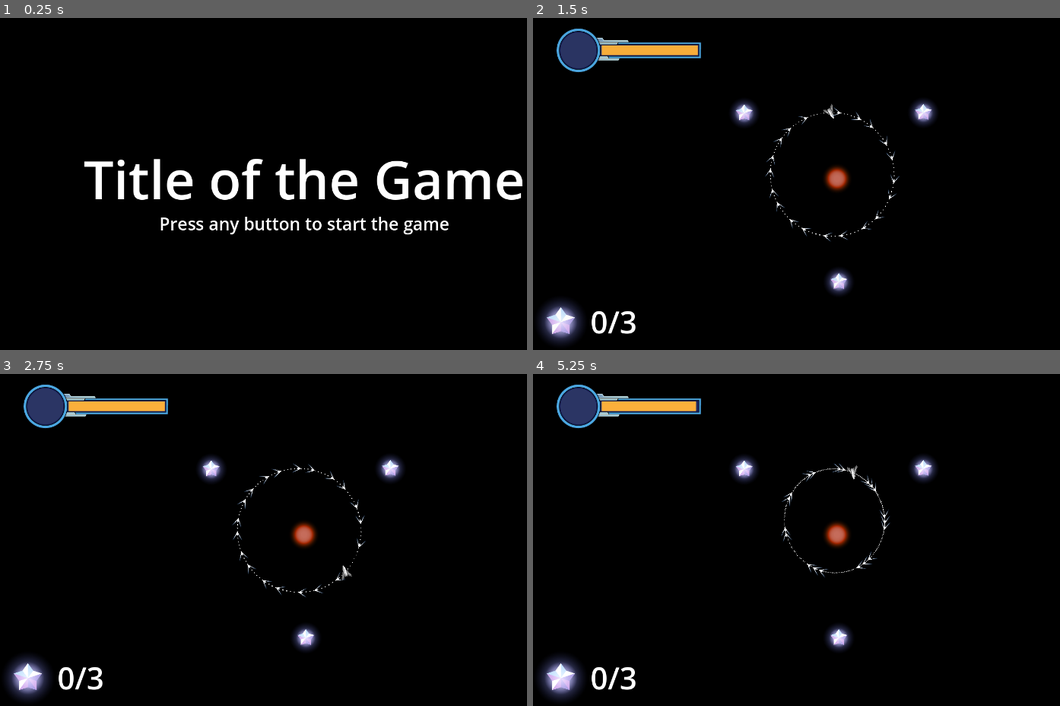
Above: before the commit, frames 1-4 (two rows, left to right).
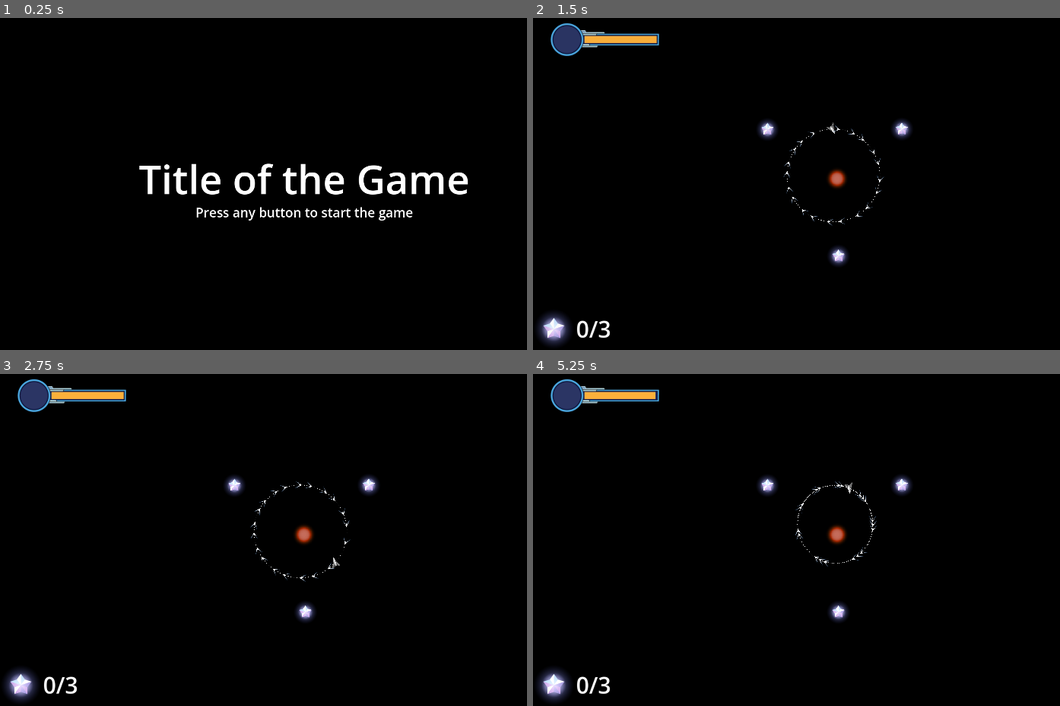
Above: after the commit, the same moments.

Repository: revanj/AstronautAndOrbit
Game: Godot game, scene res://TitleScene.tscn
Same seed, same stepped clock (60 frames per second), same inputs: the game is played once before the commit and once after it. The engine's default icon, where the game draws it, is replaced by a stand-in: a white triangle on a blue panel in a dark square.
Inputs (mouse positions are in pixels of both pictures, inside the frame that each line leads up to):
- Up to frame 1 (0.25 s): no input
- Up to frame 2 (1.5 s): tap Enter at 0.5 s; move the mouse to (970, 160) at 0.52 s; hold D (thruster_right_turn) 0.53-1.25 s; click (970, 160) at 0.67 s; click (970, 160) at 0.77 s; drag from (717, 197) to (838, 177) at 1.27 s
- Up to frame 3 (2.75 s): move the mouse to (363, 460) at 2.02 s; hold D (thruster_right_turn) from 2.03 s (still down)
- Up to frame 4 (5.25 s): release D (thruster_right_turn) at 2.75 s; drag from (807, 603) to (743, 470) at 2.77 s; move the mouse to (1017, 586) at 3.52 s; hold A (thruster_left_turn) 3.53-4.25 s; click (1017, 586) at 3.77 s; drag from (654, 483) to (838, 636) at 4.27 s; move the mouse to (865, 533) at 5.02 s; hold S (thruster_brake) from 5.03 s (still down); click (865, 533) at 5.17 s

The runs differ from the first frame. In frame 1, 5.6% of the frame differs, in the area x 16-100%, y 42-66%; in frame 2, 5.4%; in frame 3, 5.4%; in frame 4, 5.5%.

Commit message:
change camera size, finish zigzag level

Diff:
--- a/TestLevels/TestBlackholeSlingshot.tscn
+++ b/TestLevels/TestBlackholeSlingshot.tscn
@@ -65,8 +65,8 @@
 scale = Vector2(0.67907, 0.67907)
 
 [node name="Camera2D" parent="." index="4"]
-position = Vector2(0, 208)
-zoom = Vector2(0.5, 0.5)
+position = Vector2(344, 182)
+zoom = Vector2(0.65, 0.65)
 
 [node name="CollisionShape2D" parent="DeathArea" index="0"]
 position = Vector2(321, 1061)
--- a/TestLevels/TestMultipleSlingshot.tscn
+++ b/TestLevels/TestMultipleSlingshot.tscn
@@ -43,7 +43,16 @@
 position = Vector2(691, 242)
 
 [node name="Camera2D" parent="." index="4"]
-zoom = Vector2(0.8, 0.8)
+position = Vector2(45, 33)
 
 [node name="CollisionShape2D" parent="DeathArea" index="0"]
 position = Vector2(13, 751)
+
+[node name="CollisionShape2D2" parent="DeathArea" index="1"]
+position = Vector2(-994, 5)
+
+[node name="CollisionShape2D3" parent="DeathArea" index="2"]
+position = Vector2(1055, -6)
+
+[node name="CollisionShape2D4" parent="DeathArea" index="3"]
+position = Vector2(1, -632)
--- a/TestLevels/TestOrbitalCorrection.tscn
+++ b/TestLevels/TestOrbitalCorrection.tscn
@@ -35,15 +35,15 @@
 position = Vector2(3.99997, 244)
 
 [node name="CollisionShape2D" parent="DeathArea" index="0"]
-position = Vector2(9, 498)
+position = Vector2(9, 613)
 
 [node name="CollisionShape2D2" parent="DeathArea" index="1"]
-position = Vector2(-838, -6)
+position = Vector2(-1024, -6)
 
 [node name="CollisionShape2D3" parent="DeathArea" index="2"]
-position = Vector2(795, -21)
+position = Vector2(1032, -21)
 
 [node name="CollisionShape2D4" parent="DeathArea" index="3"]
-position = Vector2(1, -476)
+position = Vector2(4, -598)
 
 [editable path="Stars/Star"]
--- a/TestLevels/TestSimpleSlingshot.tscn
+++ b/TestLevels/TestSimpleSlingshot.tscn
@@ -33,17 +33,17 @@
 position = Vector2(395, -346)
 
 [node name="Camera2D" parent="." index="4"]
-zoom = Vector2(0.5, 0.5)
+zoom = Vector2(0.75, 0.75)
 
 [node name="CollisionShape2D" parent="DeathArea" index="0"]
 position = Vector2(23, 1110)
 debug_color = Color(0, 0.596078, 0.701961, 0)
 
 [node name="CollisionShape2D2" parent="DeathArea" index="1"]
-position = Vector2(-1617, -6)
+position = Vector2(-1409, 3)
 
 [node name="CollisionShape2D3" parent="DeathArea" index="2"]
-position = Vector2(1551, -6)
+position = Vector2(1375, -9)
 
 [node name="CollisionShape2D4" parent="DeathArea" index="3"]
 position = Vector2(-13, -917)
--- a/TestLevels/TestThrusterStarShift.tscn
+++ b/TestLevels/TestThrusterStarShift.tscn
@@ -30,13 +30,15 @@
 
 [node name="Camera2D" parent="." index="4"]
 position = Vector2(-119, 120)
-zoom = Vector2(0.6, 0.6)
 
 [node name="CollisionShape2D" parent="DeathArea" index="0"]
 position = Vector2(-102, 861)
 
 [node name="CollisionShape2D2" parent="DeathArea" index="1"]
-position = Vector2(-1389, 3)
+position = Vector2(-1135, 0)
 
 [node name="CollisionShape2D3" parent="DeathArea" index="2"]
-position = Vector2(1150, 7)
+position = Vector2(917, 0)
+
+[node name="CollisionShape2D4" parent="DeathArea" index="3"]
+position = Vector2(1, -497)
--- a/TestLevels/TestWormHole.tscn
+++ b/TestLevels/TestWormHole.tscn
@@ -339,8 +339,17 @@
 [node name="EnergyCrystal5" parent="Crystals" index="3" instance=ExtResource("5_spwf6")]
 position = Vector2(319, -39)
 
-[node name="Camera2D" parent="." index="4"]
-zoom = Vector2(0.8, 0.8)
+[node name="CollisionShape2D" parent="DeathArea" index="0"]
+position = Vector2(4, 600)
+
+[node name="CollisionShape2D2" parent="DeathArea" index="1"]
+position = Vector2(-1033, 0)
+
+[node name="CollisionShape2D3" parent="DeathArea" index="2"]
+position = Vector2(1047, 0)
+
+[node name="CollisionShape2D4" parent="DeathArea" index="3"]
+position = Vector2(4, -610)
 
 [node name="WormholePair" parent="." index="6" instance=ExtResource("6_4g3bf")]
 modulate = Color(1, 0.694118, 1, 1)
--- a/TestLevels/TestWormHoleRedirection.tscn
+++ b/TestLevels/TestWormHoleRedirection.tscn
@@ -76,16 +76,15 @@
 
 [node name="Camera2D" parent="." index="4"]
 position = Vector2(15, -139)
-zoom = Vector2(0.8, 0.8)
 
 [node name="CollisionShape2D" parent="DeathArea" index="0"]
-position = Vector2(2, 419)
+position = Vector2(2, 435)
 
 [node name="CollisionShape2D2" parent="DeathArea" index="1"]
-position = Vector2(-923, -1)
+position = Vector2(-1006, 4)
 
 [node name="CollisionShape2D3" parent="DeathArea" index="2"]
-position = Vector2(990, 3)
+position = Vector2(1036, 6)
 
 [node name="CollisionShape2D4" parent="DeathArea" index="3"]
 position = Vector2(4, -709)
--- a/TestLevels/TestZigZag.tscn
+++ b/TestLevels/TestZigZag.tscn
@@ -1,16 +1,20 @@
-[gd_scene load_steps=6 format=3 uid="uid://wq0repfe8yqh"]
+[gd_scene load_steps=10 format=3 uid="uid://wq0repfe8yqh"]
 
 [ext_resource type="PackedScene" uid="uid://w6gs4ljwad72" path="res://LevelBase.tscn" id="1_b00ni"]
 [ext_resource type="PackedScene" uid="uid://b160ih64nd20k" path="res://GravityObjects/Star.tscn" id="2_wy4ki"]
 [ext_resource type="Texture2D" uid="uid://cya38ef4wtcxt" path="res://Art/StarFailedwannabe.svg" id="3_7qkvq"]
+[ext_resource type="Texture2D" uid="uid://c0l4834alk2ea" path="res://Art/StarWhitedwarf.svg" id="4_08fty"]
 [ext_resource type="PackedScene" uid="uid://co8brsgf1hgks" path="res://EnergyStar.tscn" id="4_wmolu"]
+[ext_resource type="Texture2D" uid="uid://dgcs0446kymnp" path="res://Art/StarRed.svg" id="5_c57mj"]
+[ext_resource type="Texture2D" uid="uid://b5415ew3ht8x1" path="res://Art/StarYellowdwarf.svg" id="5_ta2mf"]
+[ext_resource type="Texture2D" uid="uid://b6tmw15kmlkle" path="res://Art/StarBlue.svg" id="7_qc7x0"]
 
 [sub_resource type="ShaderMaterial" id="ShaderMaterial_2lpja"]
 
 [node name="LevelBase" instance=ExtResource("1_b00ni")]
 
 [node name="Spaceship" parent="." index="0"]
-position = Vector2(-195, 18)
+position = Vector2(222, -130)
 starting_big_jump_fuel = 0
 starting_velocity = 633.335
 
@@ -18,7 +22,7 @@
 material = SubResource("ShaderMaterial_2lpja")
 
 [node name="Star" parent="Stars" index="0" instance=ExtResource("2_wy4ki")]
-position = Vector2(-43, 24)
+position = Vector2(-147, 46)
 texture = ExtResource("3_7qkvq")
 effect_radius = 350.0
 
@@ -27,65 +31,84 @@
 texture = ExtResource("3_7qkvq")
 
 [node name="Star2" parent="Stars" index="1" instance=ExtResource("2_wy4ki")]
-position = Vector2(399, -254)
+position = Vector2(368, -99)
 texture = ExtResource("3_7qkvq")
 effect_radius = 350.0
 
 [node name="Sprite2D" parent="Stars/Star2" index="1"]
 scale = Vector2(1, 1)
-texture = ExtResource("3_7qkvq")
+texture = ExtResource("4_08fty")
 
 [node name="Star3" parent="Stars" index="2" instance=ExtResource("2_wy4ki")]
-position = Vector2(867, 0)
+position = Vector2(840, -32)
 texture = ExtResource("3_7qkvq")
 effect_radius = 350.0
 
 [node name="Sprite2D" parent="Stars/Star3" index="1"]
 scale = Vector2(1, 1)
-texture = ExtResource("3_7qkvq")
+texture = ExtResource("5_ta2mf")
 
 [node name="Star4" parent="Stars" index="3" instance=ExtResource("2_wy4ki")]
-position = Vector2(1286, -278)
+position = Vector2(596, 377)
 texture = ExtResource("3_7qkvq")
 effect_radius = 350.0
 
 [node name="Sprite2D" parent="Stars/Star4" index="1"]
-scale = Vector2(1, 1)
-texture = ExtResource("3_7qkvq")
+scale = Vector2(0.502176, 0.502176)
+texture = ExtResource("5_c57mj")
 
 [node name="Star5" parent="Stars" index="4" instance=ExtResource("2_wy4ki")]
-position = Vector2(1701, 16)
+position = Vector2(126, 405)
 texture = ExtResource("3_7qkvq")
 effect_radius = 350.0
 
 [node name="Sprite2D" parent="Stars/Star5" index="1"]
-scale = Vector2(1, 1)
-texture = ExtResource("3_7qkvq")
+scale = Vector2(0.449393, 0.449393)
+texture = ExtResource("7_qc7x0")
 
 [node name="EnergyCrystal2" parent="Crystals" index="0" instance=ExtResource("4_wmolu")]
-position = Vector2(204, -156)
+position = Vector2(100, -34)
+scale = Vector2(0.286199, 0.286199)
 
 [node name="EnergyCrystal3" parent="Crystals" index="1" instance=ExtResource("4_wmolu")]
-position = Vector2(-220, -155)
+position = Vector2(-276, 170)
+scale = Vector2(0.316702, 0.316702)
 
-[node name="EnergyCrystal4" parent="Crystals" index="2" instance=ExtResource("4_wmolu")]
+[node name="EnergyCrystal10" parent="Crystals" index="2" instance=ExtResource("4_wmolu")]
+position = Vector2(948, -126)
+scale = Vector2(0.316702, 0.316702)
+
+[node name="EnergyCrystal4" parent="Crystals" index="3" instance=ExtResource("4_wmolu")]
 position = Vector2(3.99997, 244)
+scale = Vector2(0.286, 0.286)
+
+[node name="EnergyCrystal5" parent="Crystals" index="4" instance=ExtResource("4_wmolu")]
+position = Vector2(160, 610)
+scale = Vector2(0.319124, 0.319124)
+
+[node name="EnergyCrystal6" parent="Crystals" index="5" instance=ExtResource("4_wmolu")]
+position = Vector2(658, 577)
+scale = Vector2(0.345798, 0.345798)
+
+[node name="EnergyCrystal7" parent="Crystals" index="6" instance=ExtResource("4_wmolu")]
+position = Vector2(767, 183)
+scale = Vector2(0.345798, 0.345798)
 
 [node name="Camera2D" parent="." index="4"]
-position = Vector2(823, -97)
-zoom = Vector2(0.5, 0.5)
+position = Vector2(397, 215)
+zoom = Vector2(0.8, 0.8)
 
 [node name="CollisionShape2D" parent="DeathArea" index="0"]
-position = Vector2(9, 498)
+position = Vector2(415, 1160)
 
 [node name="CollisionShape2D2" parent="DeathArea" index="1"]
 position = Vector2(-788, -1)
 
 [node name="CollisionShape2D3" parent="DeathArea" index="2"]
-position = Vector2(795, -21)
+position = Vector2(1350, 9)
 
 [node name="CollisionShape2D4" parent="DeathArea" index="3"]
-position = Vector2(1, -476)
+position = Vector2(240, -715)
 
 [editable path="Stars/Star"]
 [editable path="Stars/Star2"]
--- a/project.godot
+++ b/project.godot
@@ -21,8 +21,8 @@
 
 [display]
 
-window/size/viewport_width=1440
-window/size/viewport_height=810
+window/size/viewport_width=1920
+window/size/viewport_height=1080
 window/stretch/mode="viewport"
 window/stretch/aspect="keep_width"
 
Not shown, changed: .gitignore
